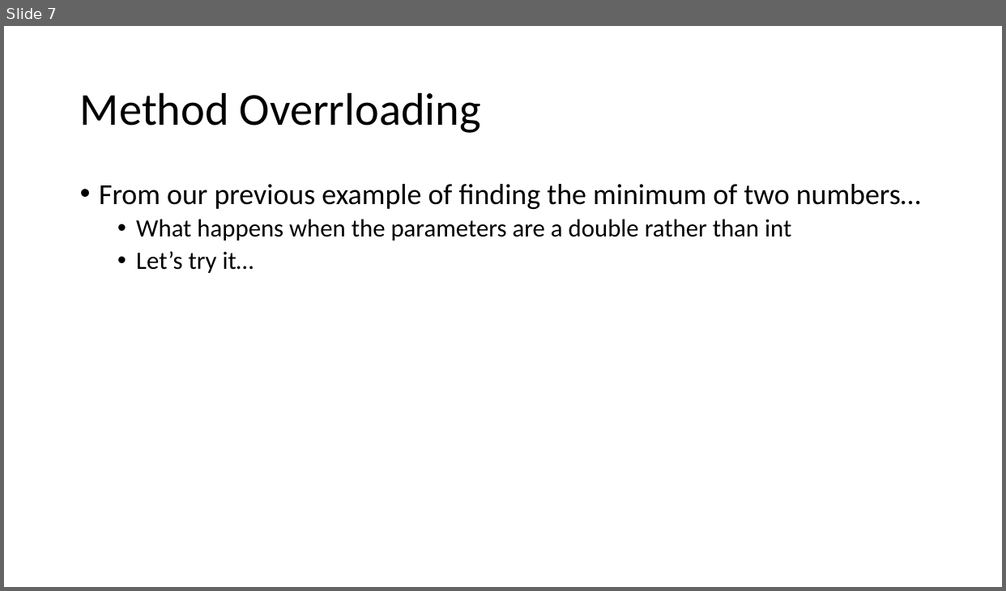
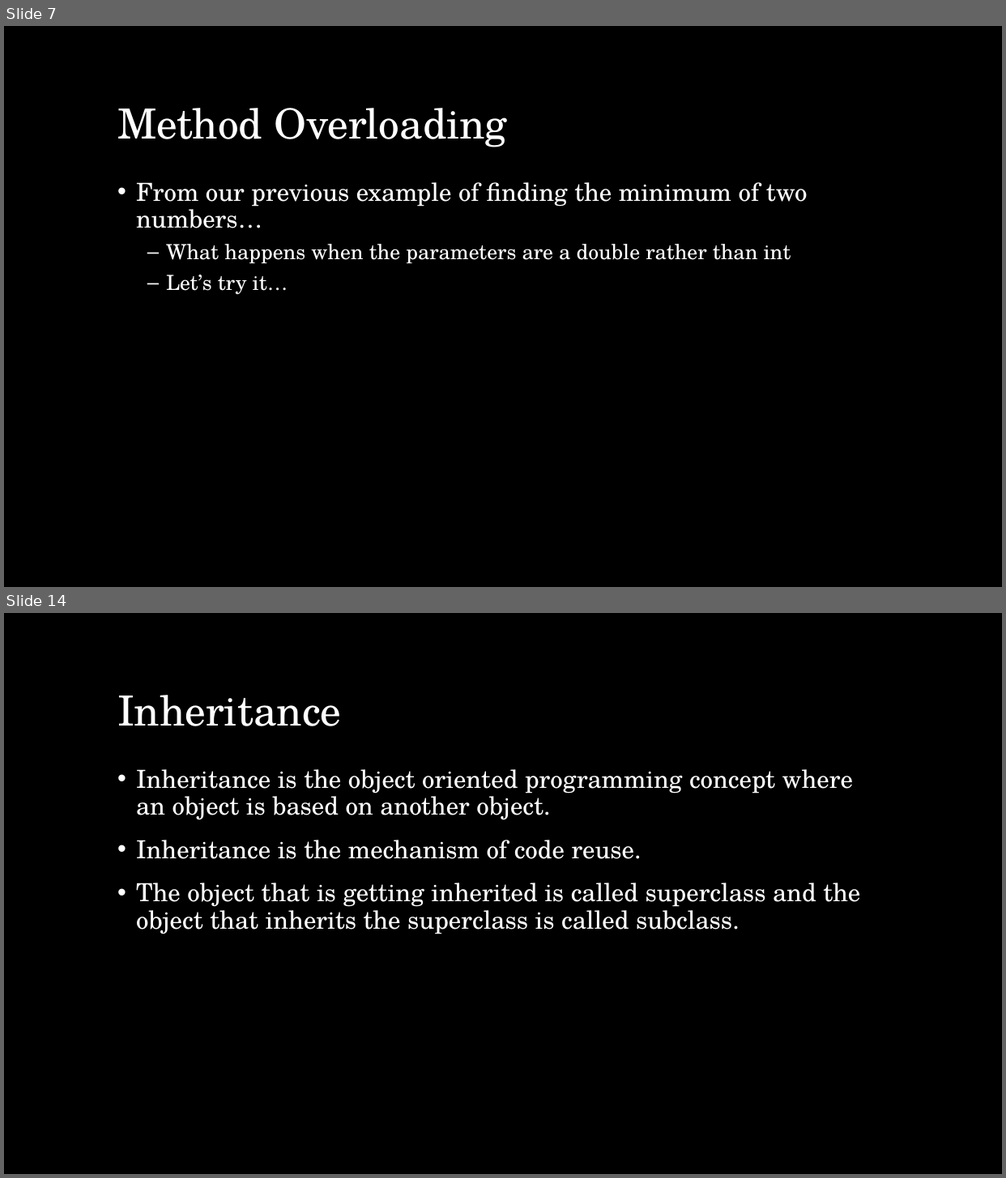
Before and after one commit to Mechanical-Advantage/Training2018, a slide deck: doc/java/slides/week5.pptx. Shown one above the other, each under a label of ours: slide 7 before the commit, slides 7 and 14 after it; the slides between them are not shown. The pictures are 1006x591 and 1006x1178 pixels, drawn with LibreOffice and Linux fonts; fonts in the diff are those of the drawing; background and template pictures are left out. Boxes give left, top, right and bottom in pixels: in the first picture for what was removed or moved away, otherwise in the second. Text is boxed around its words. In the diff, an @@ line names an element or a change of style, - is before the commit and + after.

```diff
--- a/doc/java/slides/week5.pptx
+++ b/doc/java/slides/week5.pptx
@@ slide 14 added at (4, 613, 1002, 1174), background picture (left out) @@
@@ title added at (117, 695, 342, 726), 40 pt, text #FFFFFF @@
+Inheritance
@@ text added at (136, 769, 860, 935), 24 pt, text #FFFFFF @@
+• Inheritance is the object oriented programming concept where an object is based on another object.
+• Inheritance is the mechanism of code reuse.
+• The object that is getting inherited is called superclass and the object that inherits the superclass is called subclass.
@@ slide 7 changed as well @@
@@ background #FFFFFF to picture (left out) @@
@@ title "Method Overloading" at (117, 108, 507, 148): vertical alignment middle to bottom @@
@@ title at (117, 108, 507, 148): text changed; size 44 to 40 pt; font Calibri to TeX Gyre Schola; text colour #000000 to #FFFFFF @@
-Method Overrloading
+Method Overloading
@@ text "From our previous example of ...": place and size @@
-text "From our previous example of ..." at (99, 184, 921, 273)
+text "From our previous example of ..." at (136, 182, 808, 295)
@@ text "From our previous example of ..." at (136, 182, 808, 295): size 28 to 24 pt in "From our previous example of finding the ..."; font Calibri to TeX Gyre Schola, text colour #000000 to #FFFFFF; size 24 to 20 pt in "What happens when the parameters are a ...", "Let’s try it…"; more space between paragraphs; bullet • to – @@
```
Also in this commit, not shown: 5 other slides changed, 7 other slides added, 1 slide removed, 6 other files.
